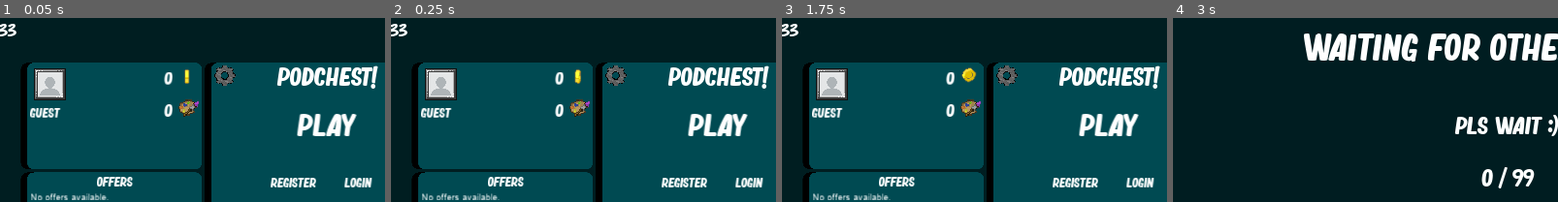
Above: before the commit, frames 1-4 (left to right).
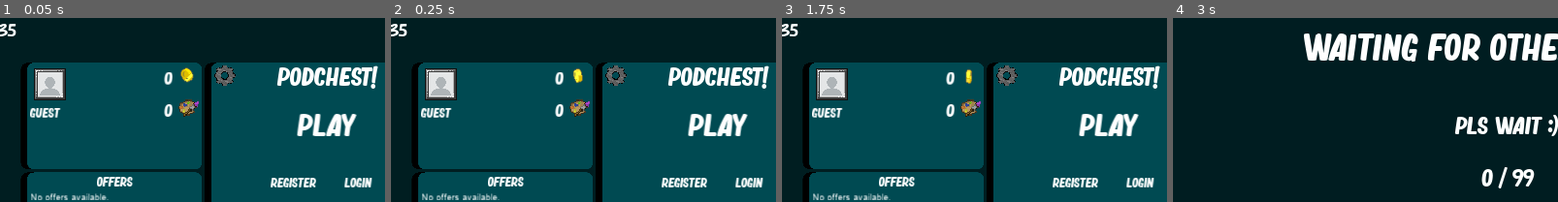
Above: after the commit, the same moments.

Repository: Ludermis/Podchest
Game: Godot game, scene res://Prefabs/Scenes/MainScene.tscn
Two runs of this game, one before a commit and one after it. Both use one fixed random seed, a clock stepped at 60 frames per second and the inputs below.
Inputs (mouse positions are % of the whole screen's width and height, from its top left):
- Up to frame 1 (0.05 s): no input
- Up to frame 2 (0.25 s): no input
- Up to frame 3 (1.75 s): click "Play" at 0.5 s; click "Main Menu" at 1.25 s
- Up to frame 4 (3 s): click "Play" at 2 s; tap Enter at 2.75 s; move the mouse to (72, 44) at 2.77 s; hold D (right) from 2.78 s (still down); click (72, 44) at 2.85 s
The pictures show only the part of the screen within x 7-57%, y 0-50%; the shares and areas given below are measured in that part.

The runs differ from the first frame. In frame 1, 0.3% of the frame differs, in the area x 2-51%, y 3-36%; in frame 2, 0.2%; in frame 3, 0.3%; in frame 4, nothing differs.

Commit message:
Lynext
Build 35

Diff:
--- a/Prefabs/Scenes/GameScene.tscn
+++ b/Prefabs/Scenes/GameScene.tscn
@@ -28,6 +28,12 @@
 
 [sub_resource type="DynamicFont" id=4]
 size = 24
+outline_size = 2
+outline_color = Color( 0, 0, 0, 1 )
+use_filter = true
+font_data = ExtResource( 5 )
+
+[sub_resource type="DynamicFont" id=7]
 outline_size = 2
 outline_color = Color( 0, 0, 0, 1 )
 use_filter = true
@@ -96,6 +102,19 @@
 "_edit_use_anchors_": false
 }
 
+[node name="Ping2" type="Label" parent="CanvasLayer"]
+margin_left = 128.0
+margin_top = 32.0
+margin_right = 256.0
+margin_bottom = 96.0
+custom_fonts/font = SubResource( 7 )
+text = "-100 ms"
+align = 1
+valign = 1
+__meta__ = {
+"_edit_use_anchors_": false
+}
+
 [node name="RoomMaster" type="Label" parent="CanvasLayer"]
 visible = false
 margin_top = 64.0
--- a/Prefabs/Scenes/MainScene.tscn
+++ b/Prefabs/Scenes/MainScene.tscn
@@ -481,7 +481,7 @@
 position = Vector2( 411.432, 42.1931 )
 scale = Vector2( 2, 2 )
 frames = SubResource( 13 )
-frame = 7
+frame = 5
 playing = true
 
 [node name="APSprite" type="AnimatedSprite" parent="AccountPanel"]
--- a/Scripts/Global/Vars.gd
+++ b/Scripts/Global/Vars.gd
@@ -1,6 +1,6 @@
 extends Node
 
-var serverIP = "localhost"
+var serverIP = "163.172.223.38"
 var serverPort = 27015
 var dirtCount = 0
 var dirts = {}
@@ -14,8 +14,9 @@
 var adminInfo = {}
 var time : float = 0 setget ,getTime
 var objects = {}
-var ping = 9999
-var build = "33"
+var pingDownload = 9999
+var pingUpload = 9999
+var build = "35"
 var buildConfirmed = false
 var newBuildIfMineWrong
 
@@ -29,7 +30,6 @@
 	dirtCount = 0
 	dirts = {}
 	teams = {}
-	ping = 9999
 	myTeam = -1
 	scores = {1: 0, 2: 0}
 
--- a/Scripts/Scenes/CharacterSelectionScene.gd
+++ b/Scripts/Scenes/CharacterSelectionScene.gd
@@ -26,13 +26,11 @@
 				node.group = buttonGroup
 				$"Panel/HBoxContainer".add_child(node)
 
-remote func gotGameTime (time, ping):
-	Vars.ping = OS.get_ticks_msec() - ping
+remote func gotGameTime (time, ping, upload):
 	$"Time".text = Vars.timeToString(time)
 
 remote func gameStarted ():
 	get_tree().change_scene("res://Prefabs/Scenes/GameScene.tscn")
 
-
 func _on_FPSTimer_timeout():
 	rpc_id(1,"demandGameTime",Client.selfPeerID,OS.get_ticks_msec())
--- a/Scripts/Scenes/GameScene.gd
+++ b/Scripts/Scenes/GameScene.gd
@@ -111,14 +111,16 @@
 	$EndTimer.start()
 	get_tree().paused = true
 
-remote func gotGameTime (time, ping):
-	Vars.ping = OS.get_ticks_msec() - ping
-	$"CanvasLayer/Ping".text = str(Vars.ping) + " ms"
+remote func gotGameTime (time, ping, upload):
+	Vars.pingUpload = upload
+	Vars.pingDownload = OS.get_system_time_msecs() - ping
+	$"CanvasLayer/Ping".text = str(Vars.pingDownload) + " ms"
+	$"CanvasLayer/Ping2".text = str(Vars.pingUpload) + " ms"
 	$"CanvasLayer/Time".text = Vars.timeToString(time)
 
 func _on_FPSTimer_timeout():
 	$"CanvasLayer/FPS".set_text(str(Engine.get_frames_per_second()))
-	rpc_id(1,"demandGameTime",Client.selfPeerID,OS.get_ticks_msec())
+	rpc_id(1,"demandGameTime",Client.selfPeerID,OS.get_system_time_msecs())
 
 func _on_EndTimer_timeout():
 	get_tree().paused = false
Not shown: 1 places in Prefabs/Scenes/GameScene.tscn that only renumber resources
